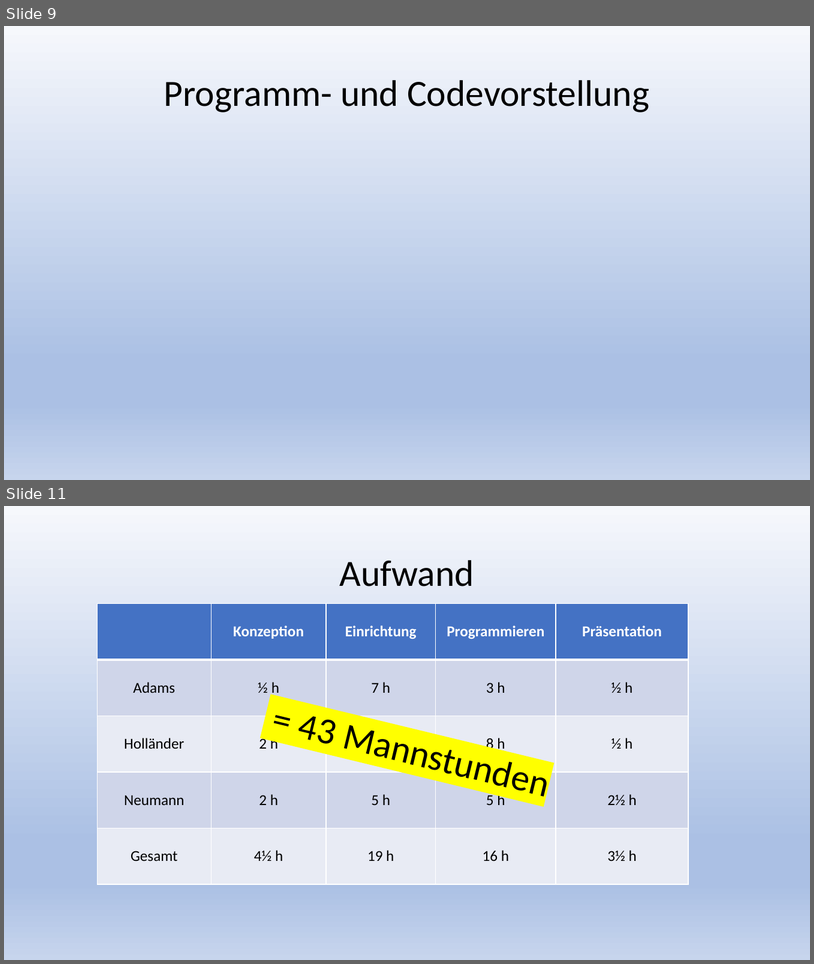
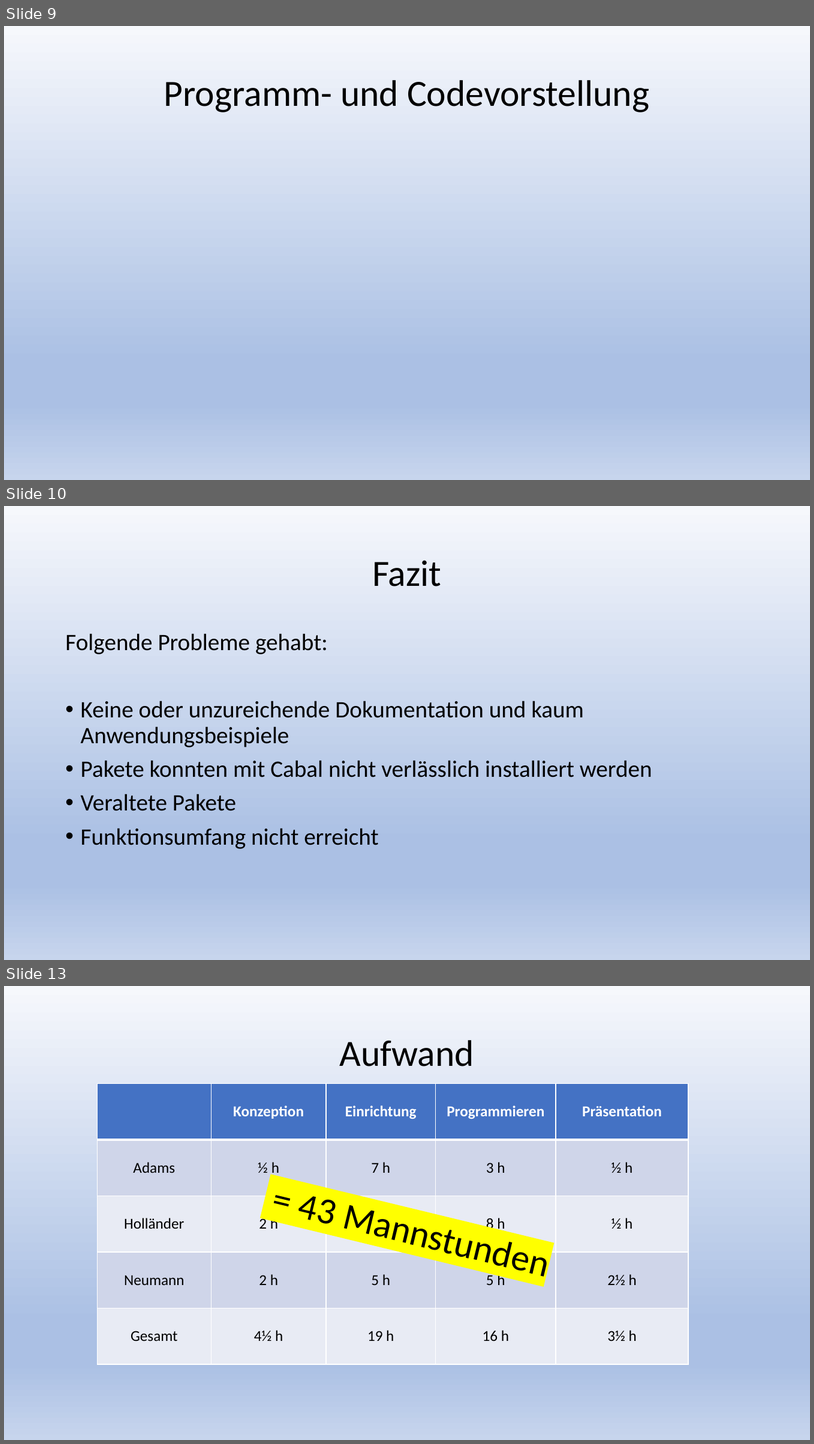
Before and after one commit to newr90/supersort, a slide deck: Praesentation/SuperSort.pptx. Shown one above the other, each under a label of ours: slides 9 and 11 before the commit, slides 9, 10 and 13 after it; the slides between them are not shown. The pictures are 814x964 and 814x1444 pixels, drawn with LibreOffice and Linux fonts; fonts in the diff are those of the drawing. Boxes give left, top, right and bottom in pixels: in the first picture for what was removed or moved away, otherwise in the second. Text is boxed around its words. In the diff, an @@ line names an element or a change of style, - is before the commit and + after.

```diff
--- a/Praesentation/SuperSort.pptx
+++ b/Praesentation/SuperSort.pptx
@@ slide 10 added at (x1=4, y1=506, x2=810, y2=960), background gradient #F6F8FC to #ABC0E4 to #C7D5ED @@
@@ title added at (x1=372, y1=560, x2=441, y2=586), 44 pt, text #000000 @@
+Fazit
@@ text added at (x1=65, y1=633, x2=653, y2=849), 28 pt, text #000000 @@
+Folgende Probleme gehabt:
+• Keine oder unzureichende Dokumentation und kaum Anwendungsbeispiele
+• Pakete konnten mit Cabal nicht verlässlich installiert werden
+• Veraltete Pakete
+• Funktionsumfang nicht erreicht
@@ what was slide 11 is now slide 13 @@
```
Also in this commit, not shown: 2 slides changed, 1 other slide added.
